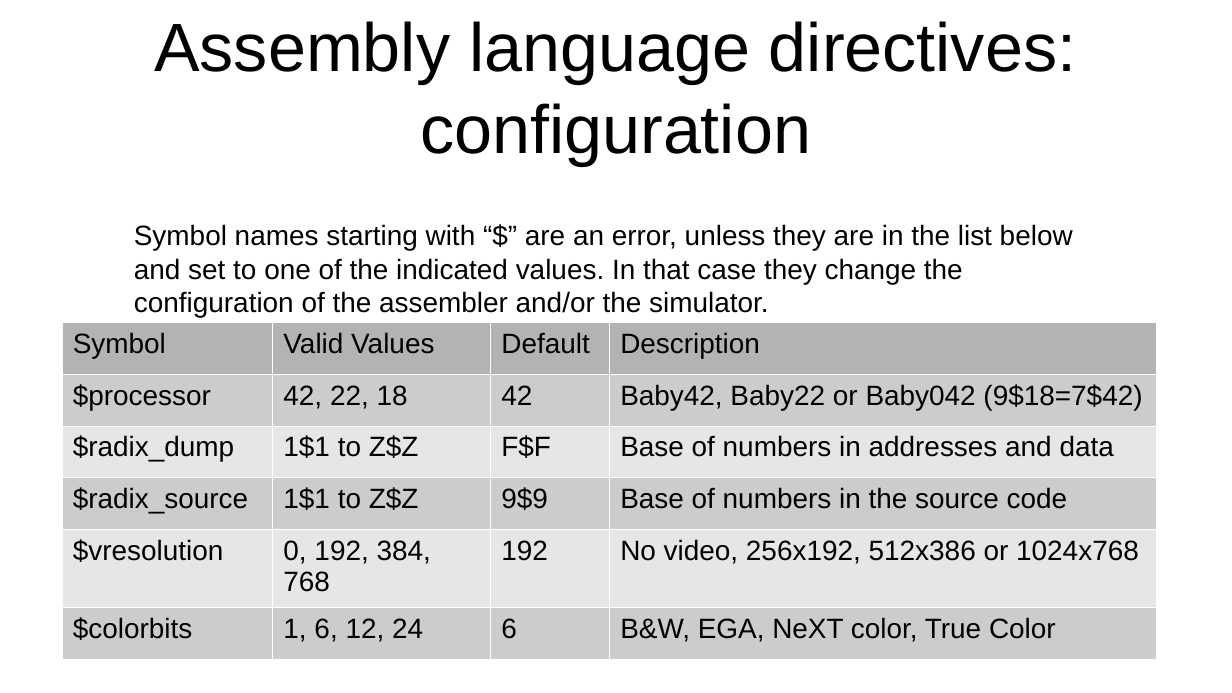
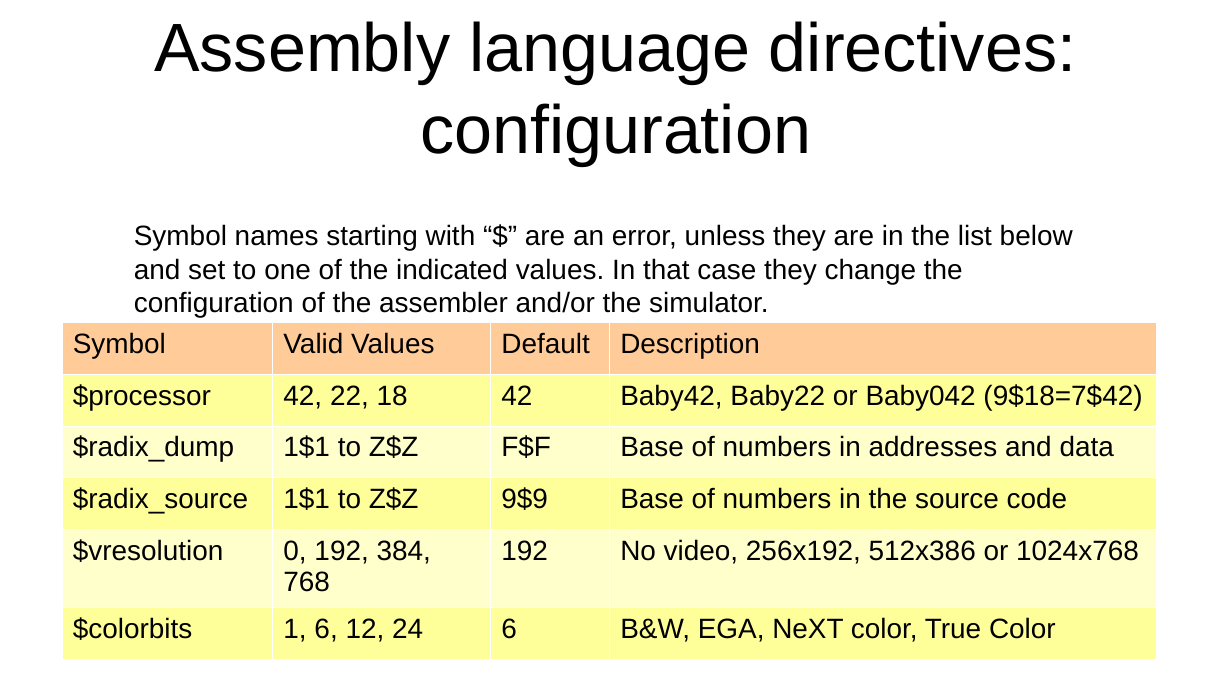
Before and after one commit to jeceljr/baby42, a slide deck: slide 25 of doc/baby42_slides.odp. Drawn at 1232x693 pixels with LibreOffice and Linux fonts; fonts in the diff are those of the drawing. Boxes give left, top, right and bottom in pixels: in the first picture for what was removed or moved away, otherwise in the second. Text is boxed around its words. In the diff, an @@ line names an element or a change of style, - is before the commit and + after.

```diff
--- a/doc/baby42_slides.odp
+++ b/doc/baby42_slides.odp
@@ table at bbox=[61, 323, 1155, 656] @@
@@ fill #B3B3B3 to #FFCC99 in row 1 @@
@@ fill #CCCCCC to #FFFF99 in 12 cells @@
@@ fill #E6E6E6 to #FFFFCC in 8 cells @@
```
Also in this commit, not shown: 7 other slides changed, 2 slides added, 1 slide removed, 1 other file.
